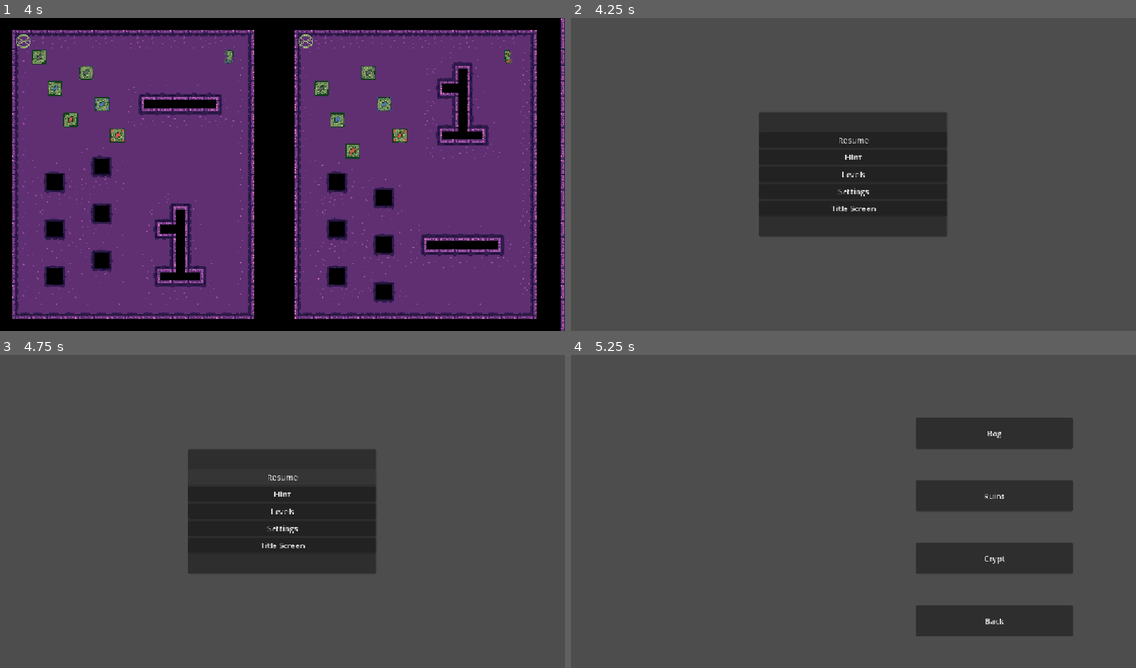
Above: before the commit, frames 1-4 (two rows, left to right).
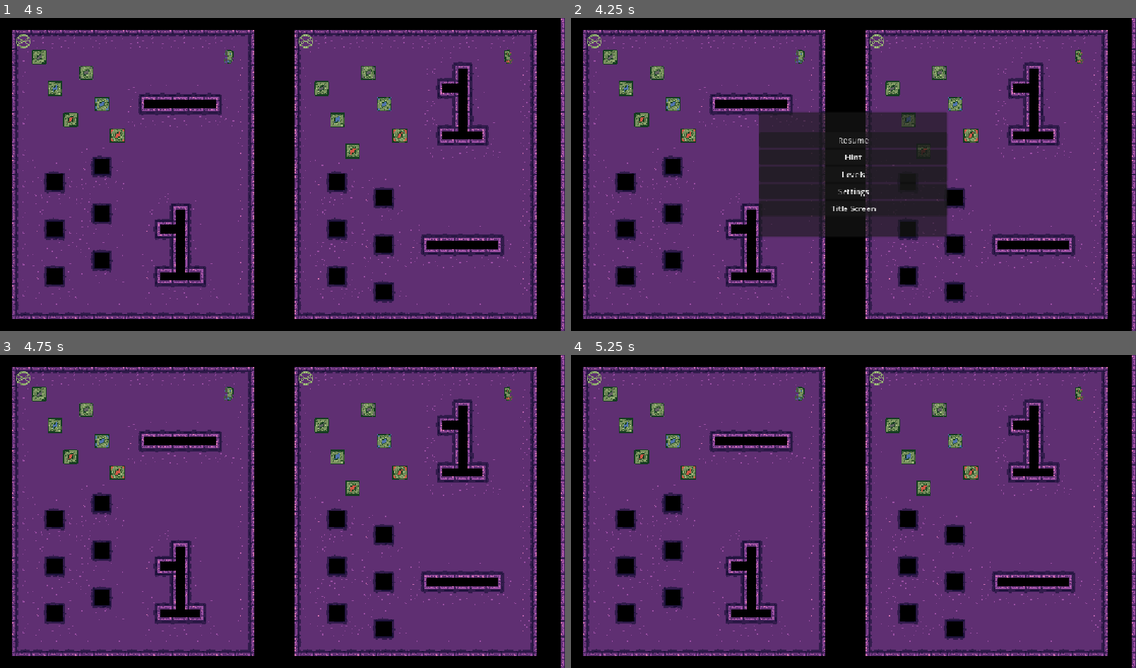
Above: after the commit, the same moments.

Repository: whitsettbe/kcol-f26-gamedevproj-cb
Game: Godot game, scene res://scenes/multilevel.tscn
The game is run twice, just before and just after one commit, with the same random seed, the same clock (stepped at 60 frames per second) and the same inputs.
Inputs (mouse positions are in pixels of both pictures, inside the frame that each line leads up to):
- Up to frame 1 (4 s): tap Enter at 0.5 s; hold D (L_right) 0.53-1.28 s; hold Shift (undo) 0.53-1.28 s; tap Space (restart) every 0.75 s from 1.25 to 3.5 s; hold S (L_down) 1.28-2.03 s; tap Shift (undo) at 1.35, 2.85 s; hold D (L_right) 2.03-2.78 s; hold Shift (undo) 2.03-2.78 s; hold W (L_up) 2.78-3.53 s; hold A (L_left) from 3.53 s (still down); hold Shift (undo) from 3.53 s (still down)
- Up to frame 2 (4.25 s): keep holding A (L_left); keep holding Shift (undo); tap Escape (L_pause) at 4.15 s
- Up to frame 3 (4.75 s): release A (L_left) at 4.25 s; release Shift (undo) at 4.25 s; click "Resume" at 4.25 s
- Up to frame 4 (5.25 s): click (853, 511) at 5 s, where only the run before the commit has a clickable "Levels"

Frame 1 is identical in both runs. In frame 2, 88% of the frame differs, in the area x 0-100%, y 0-100%; in frame 3, 100%; in frame 4, 100%.

Commit message:
Make pause menu not change scene.

Diff:
--- a/TornAsunder/scenes/multilevel.tscn
+++ b/TornAsunder/scenes/multilevel.tscn
@@ -1,6 +1,11 @@
 [gd_scene format=3 uid="uid://do5l6q46ac4tm"]
 
 [ext_resource type="Script" uid="uid://03vclajrcm7w" path="res://scripts/multilevel.gd" id="1_wvn4e"]
+[ext_resource type="PackedScene" uid="uid://duwftmqtn2xj8" path="res://scenes/pause_menu.tscn" id="2_v7a0e"]
 
 [node name="Multilevel" type="Node2D" unique_id=1547019737]
 script = ExtResource("1_wvn4e")
+
+[node name="PauseCanvas" type="CanvasLayer" parent="." unique_id=1456528907]
+
+[node name="Pause Menu" parent="PauseCanvas" unique_id=263263770 instance=ExtResource("2_v7a0e")]
--- a/TornAsunder/scripts/multilevel.gd
+++ b/TornAsunder/scripts/multilevel.gd
@@ -16,10 +16,7 @@
 
 # Called every frame. 'delta' is the elapsed time since the previous frame.
 func _process(delta: float) -> void:
-	if(Input.is_action_pressed("L_pause")):
-		get_tree().change_scene_to_file("res://scenes/pause_menu.tscn")
-	if(Input.is_action_pressed("R_pause")):
-		get_tree().change_scene_to_file("res://scenes/pause_menu.tscn")
+	pass
 
 
 # Load the indicated level, attaching its completion
--- a/TornAsunder/scripts/pause_menu.gd
+++ b/TornAsunder/scripts/pause_menu.gd
@@ -3,16 +3,30 @@
 
 # Called when the node enters the scene tree for the first time.
 func _ready() -> void:
-	pass # Replace with function body.
+	hide()
 
 
 # Called every frame. 'delta' is the elapsed time since the previous frame.
 func _process(delta: float) -> void:
-	pass
+	pauseInput()
+
+func resume():
+	get_tree().paused = false
+	hide()
+
+func pause():
+	get_tree().paused =true
+	show()
+
+func pauseInput():
+	if((Input.is_action_just_pressed("L_pause") or Input.is_action_just_pressed("R_pause")) and get_tree().paused):
+		resume()
+	elif((Input.is_action_just_pressed("L_pause") or Input.is_action_just_pressed("R_pause")) and not get_tree().paused):
+		pause()
 
 # Resumes the game. Not implemented yet.
 func _on_resume_pressed() -> void:
-	pass # Replace with function body.
+	resume()
 
 # Provides a hint for the current level. Not implemented yet.
 func _on_hint_pressed() -> void:
